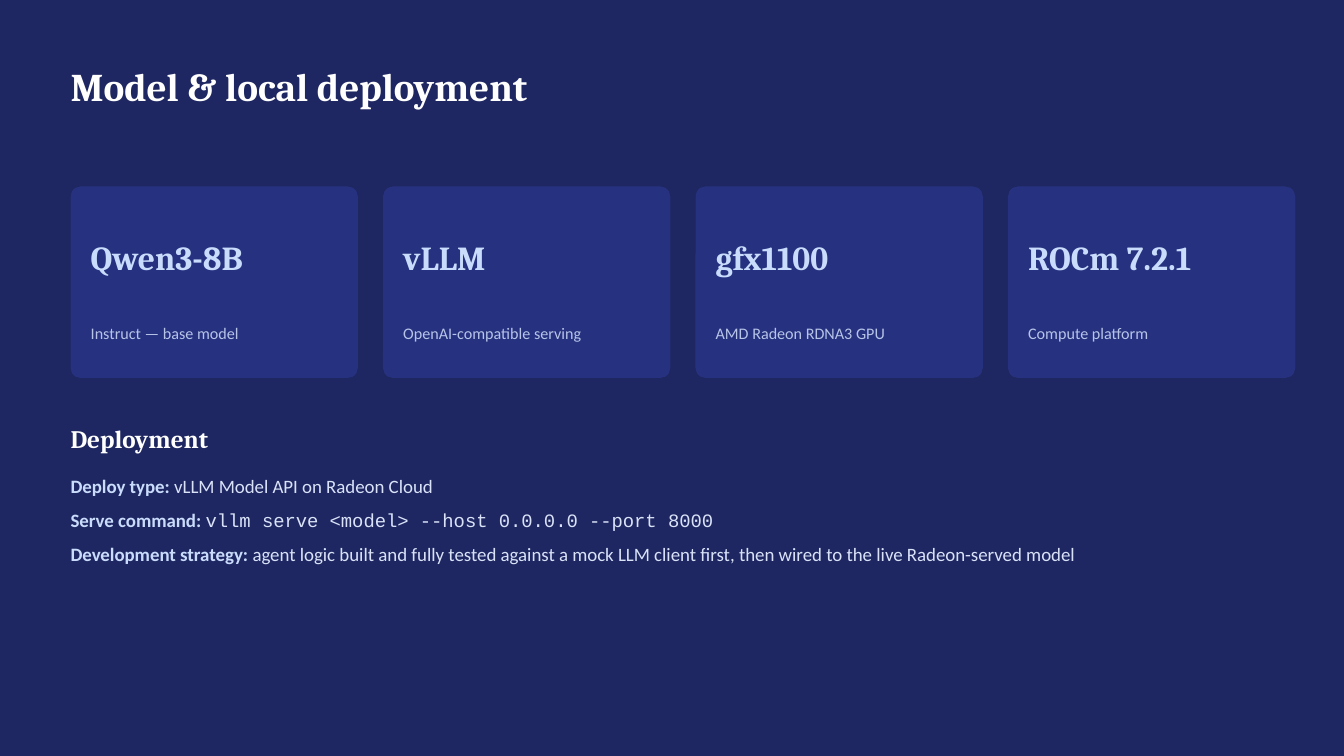
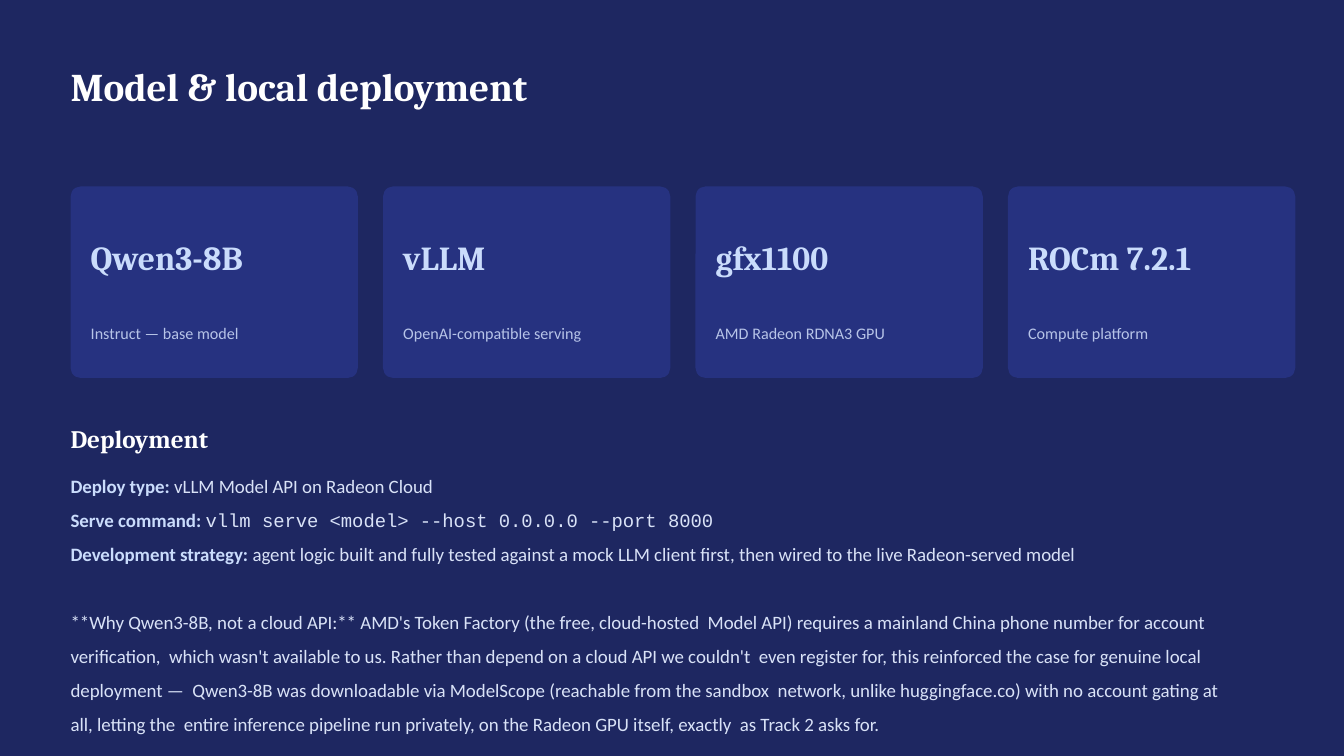
Before and after one commit to yohanesfc/Track2-yohanesfc-soc-triage-agent, a slide deck: slide 6 of supplementary/SOC_Triage_Agent_Track2.pptx. Drawn at 1344x756 pixels with LibreOffice and Linux fonts; fonts in the diff are those of the drawing. Boxes give left, top, right and bottom in pixels: in the first picture for what was removed or moved away, otherwise in the second. Text is boxed around its words. In the diff, an @@ line names an element or a change of style, - is before the commit and + after.

Commit message:
Add files via upload
PPT

```diff
--- a/supplementary/SOC_Triage_Agent_Track2.pptx
+++ b/supplementary/SOC_Triage_Agent_Track2.pptx
@@ text at box(71, 615, 1218, 734): paragraph added @@
+**Why Qwen3-8B, not a cloud API:** AMD's Token Factory (the free, cloud-hosted Model API) requires a mainland China phone number for account verification, which wasn't available to us. Rather than depend on a cloud API we couldn't even register for, this reinforced the case for genuine local deployment — Qwen3-8B was downloadable via ModelScope (reachable from the sandbox network, unlike huggingface.co) with no account gating at all, letting the entire inference pipeline run privately, on the Radeon GPU itself, exactly as Track 2 asks for.
```
